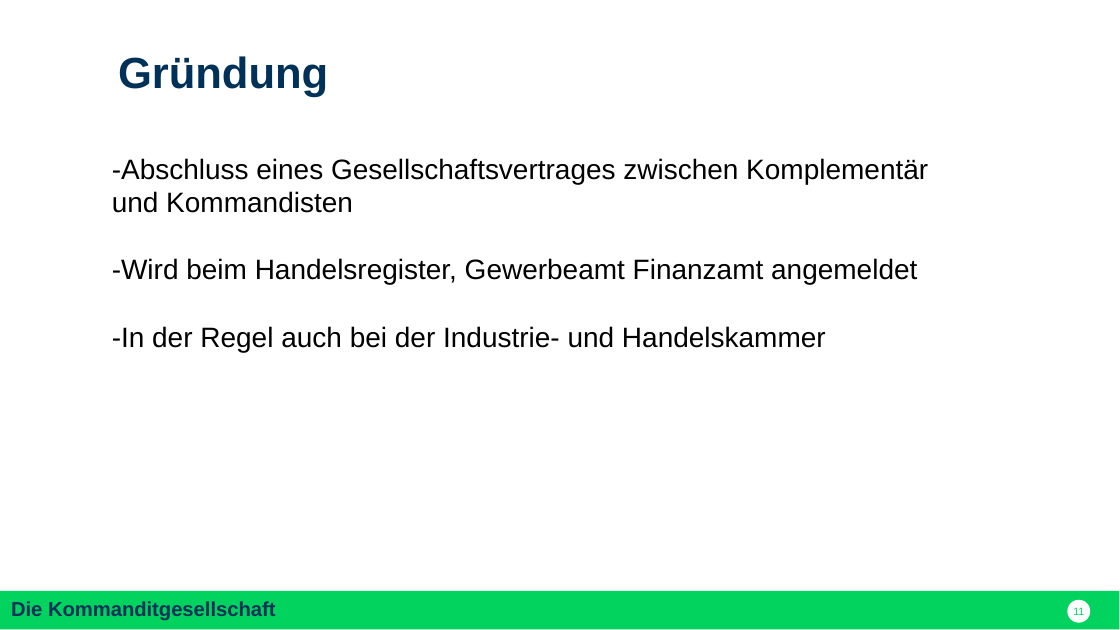
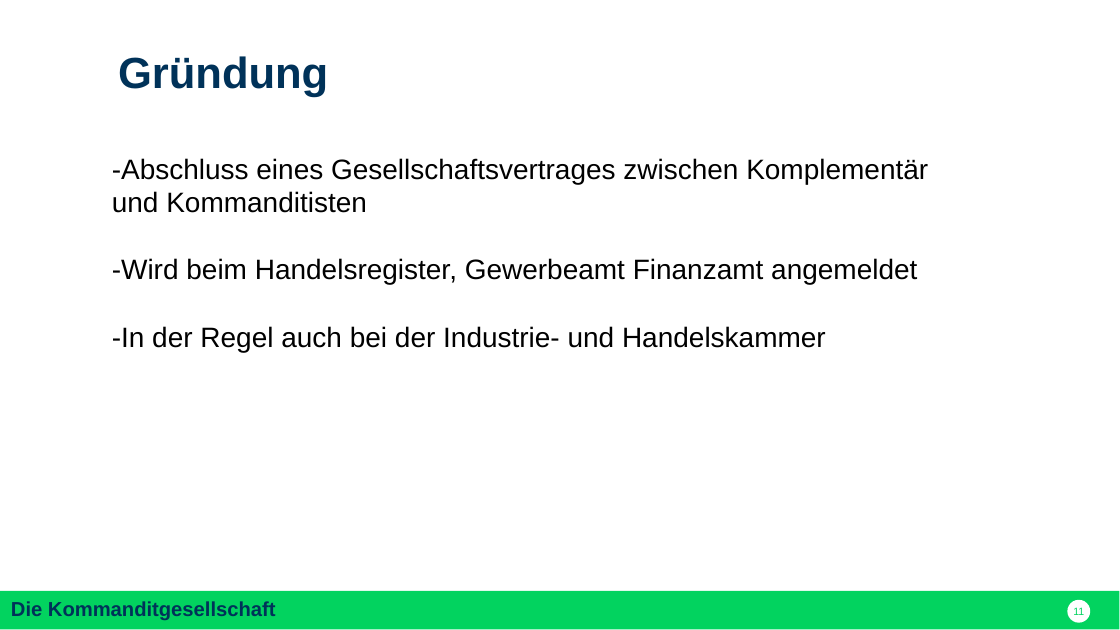
Before and after one commit to nodeg/exercises, a slide deck: slide 11 of FINAL_Referat_BWP_FINAL.pptx. Drawn at 1120x630 pixels with LibreOffice and Linux fonts; fonts in the diff are those of the drawing. Boxes give left, top, right and bottom in pixels: in the first picture for what was removed or moved away, otherwise in the second. Text is boxed around its words. In the diff, an @@ line names an element or a change of style, - is before the commit and + after.

Commit message:
Fix minor spelling errors

```diff
--- a/FINAL_Referat_BWP_FINAL.pptx
+++ b/FINAL_Referat_BWP_FINAL.pptx
@@ text at (112, 158, 928, 213): text changed @@
--Abschluss eines Gesellschaftsvertrages zwischen Komplementär und Kommandisten
+-Abschluss eines Gesellschaftsvertrages zwischen Komplementär und Kommanditisten
```
Also in this commit, not shown: 2 other slides changed.
